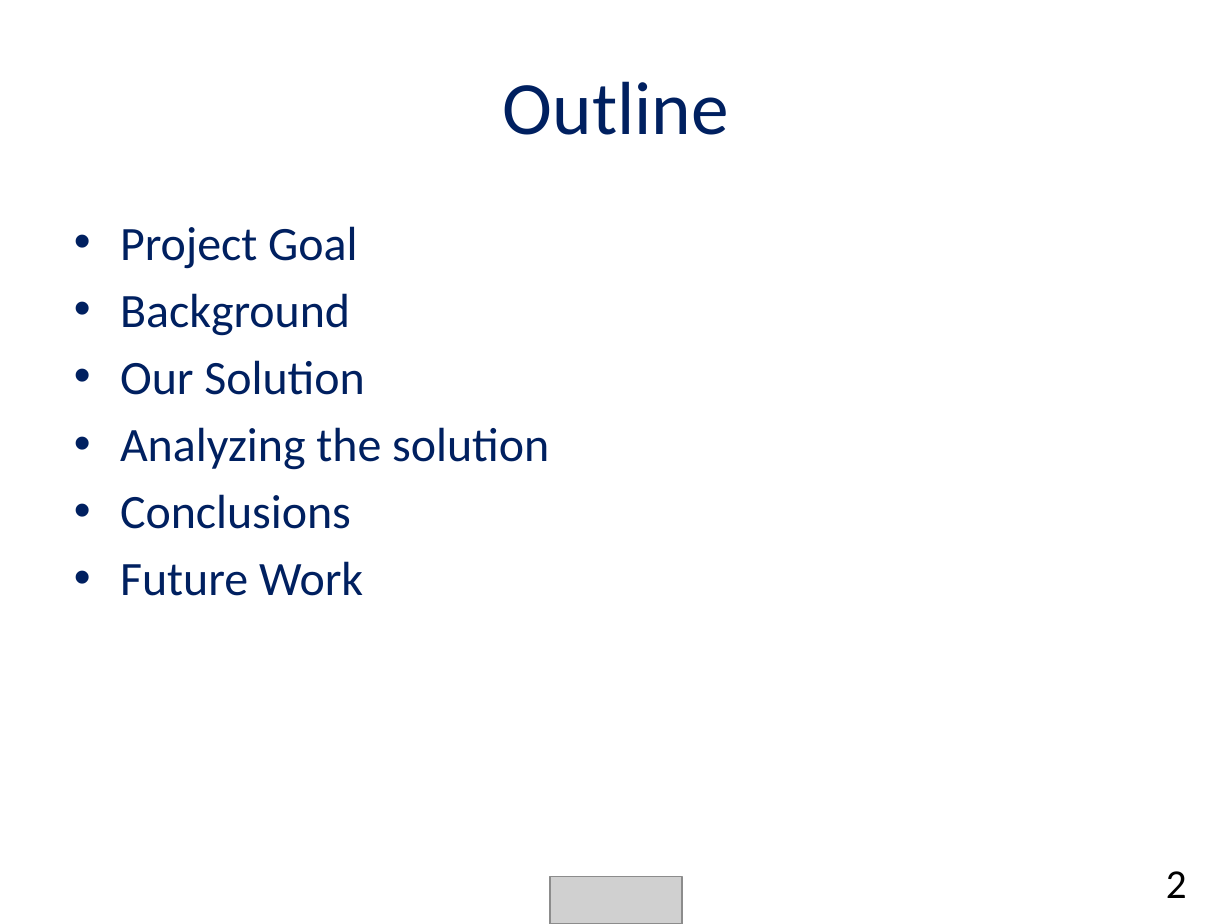
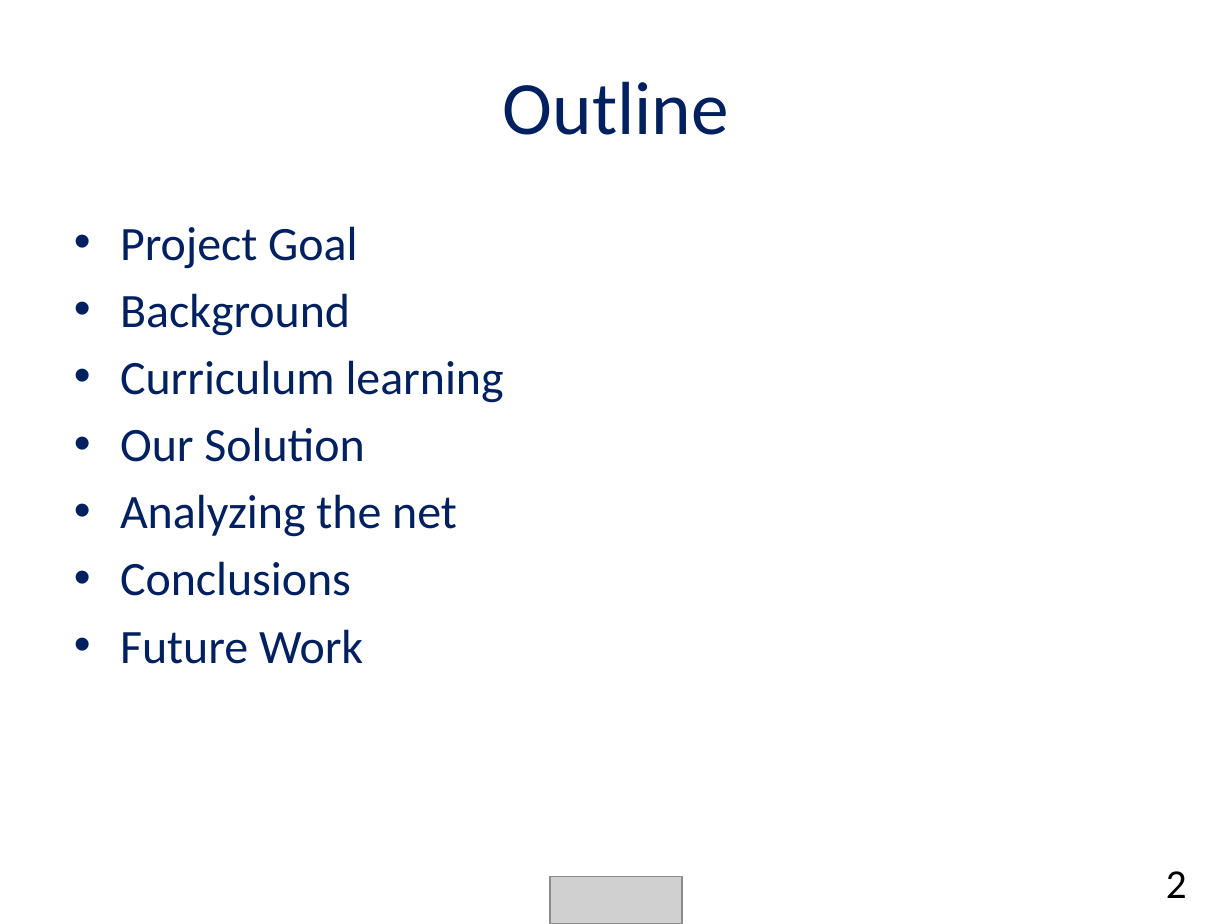
Before and after one commit to chendudai/Sudoku, a slide deck: slide 2 of Presentation/final_presentation.pptx. Drawn at 1232x924 pixels with LibreOffice and Linux fonts; fonts in the diff are those of the drawing; grey boxes stand for pictures. Boxes give left, top, right and bottom in pixels: in the first picture for what was removed or moved away, otherwise in the second. Text is boxed around its words. In the diff, an @@ line names an element or a change of style, - is before the commit and + after.

```diff
--- a/Presentation/final_presentation.pptx
+++ b/Presentation/final_presentation.pptx
@@ text at [120,360,504,403]: paragraph added @@
+• Curriculum learning
@@ text at [120,494,457,537]: text changed @@
-• Analyzing the solution
+• Analyzing the net
```
